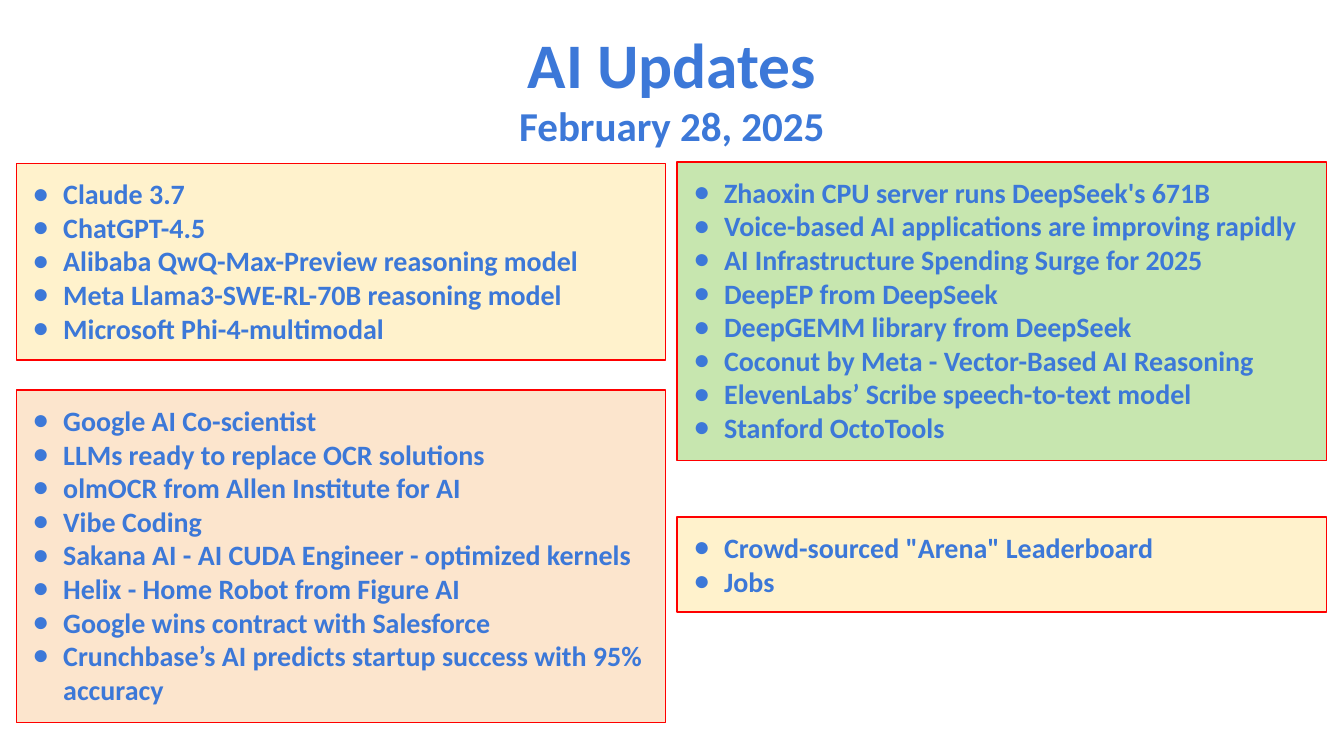
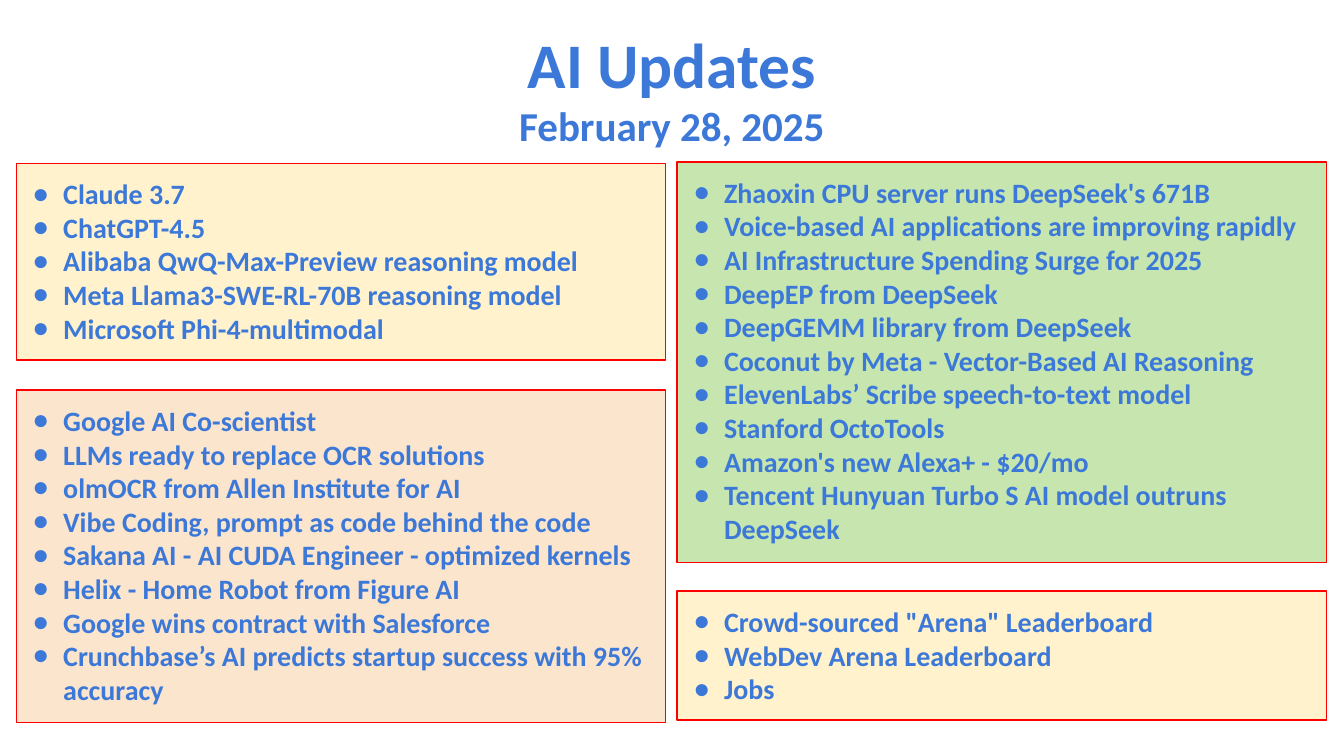
Before and after one commit to lselector/seminar, a slide deck: slide 1 of 2025/2025-02-28-AI-Updates.pptx. Drawn at 1344x756 pixels with LibreOffice and Linux fonts; fonts in the diff are those of the drawing. Boxes give left, top, right and bottom in pixels: in the first picture for what was removed or moved away, otherwise in the second. Text is boxed around its words. In the diff, an @@ line names an element or a change of style, - is before the commit and + after.

```diff
--- a/2025/2025-02-28-AI-Updates.pptx
+++ b/2025/2025-02-28-AI-Updates.pptx
@@ rectangle "Zhaoxin CPU server runs DeepSeek's ...": place and size @@
-rectangle "Zhaoxin CPU server runs DeepSeek's ..." at [677,163,1327,461]
+rectangle "Zhaoxin CPU server runs DeepSeek's ..." at [677,163,1327,563]
@@ text in rectangle at [724,452,1227,544]: paragraphs added @@
+● Amazon's new Alexa+ - $20/mo
+● Tencent Hunyuan Turbo S AI model outruns DeepSeek
@@ text in rectangle at [63,512,591,537]: text changed @@
-● Vibe Coding
+● Vibe Coding, prompt as code behind the code
@@ rectangle "Crowd-sourced "Arena" Leaderboard": place and size @@
-rectangle "Crowd-sourced "Arena" Leaderboard" at [677,517,1327,613]
+rectangle "Crowd-sourced "Arena" Leaderboard" at [677,591,1327,720]
@@ text in rectangle at [724,646,1051,666]: paragraph added @@
+● WebDev Arena Leaderboard
```
Also in this commit, not shown: 4 other slides changed, 3 slides added, 1 slide removed.
